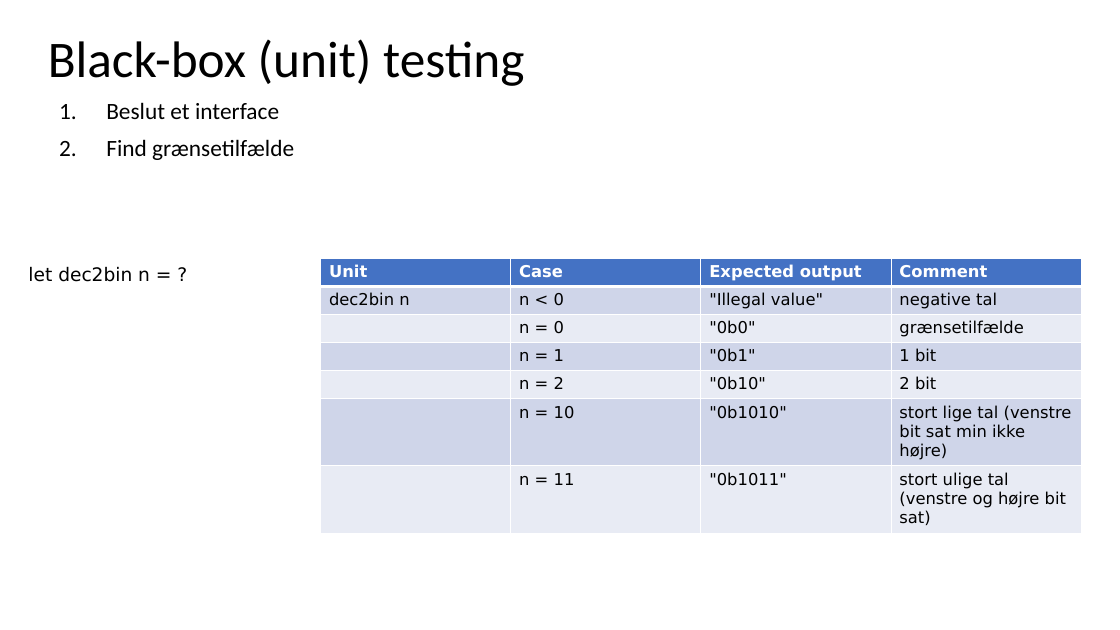
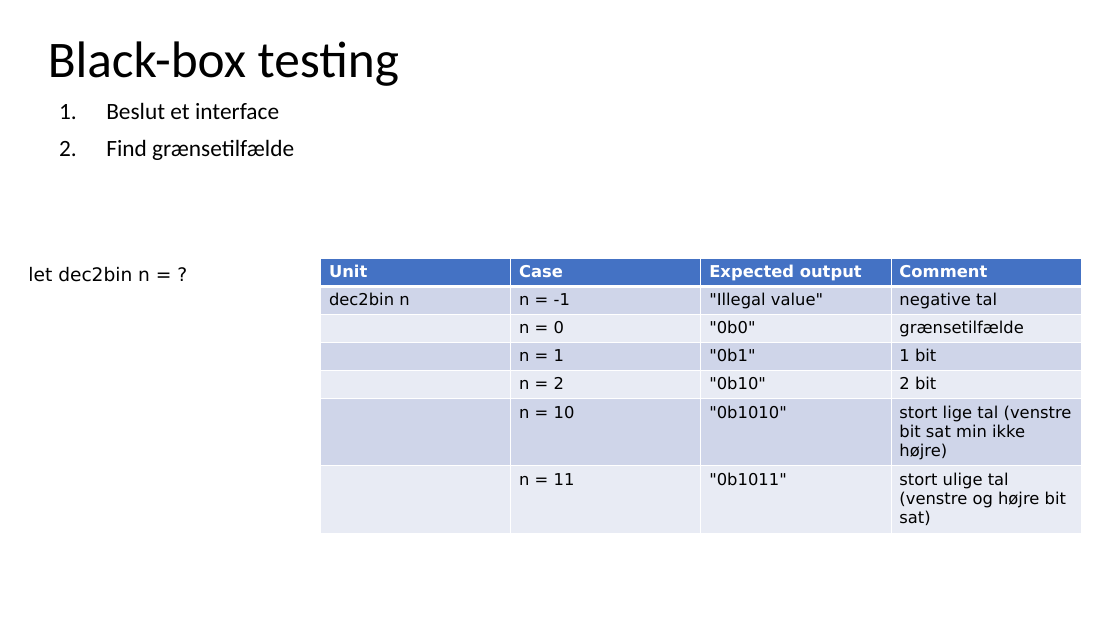
Before and after one commit to fisterloegsovs/pop22, a slide deck: slide 6 of lectures/4.2ModulesNTests/lecture.pptx. Drawn at 1120x630 pixels with LibreOffice and Linux fonts; fonts in the diff are those of the drawing. Boxes give left, top, right and bottom in pixels: in the first picture for what was removed or moved away, otherwise in the second. Text is boxed around its words. In the diff, an @@ line names an element or a change of style, - is before the commit and + after.

```diff
--- a/lectures/4.2ModulesNTests/lecture.pptx
+++ b/lectures/4.2ModulesNTests/lecture.pptx
@@ title at <box>48,41,399,86</box>: text changed @@
-Black-box (unit) testing
+Black-box testing
@@ table at <box>321,259,1081,534</box> @@
-row 2, column 2: n < 0
+row 2, column 2: n = -1
```
Also in this commit, not shown: 1 other slide changed, 1 other file.
